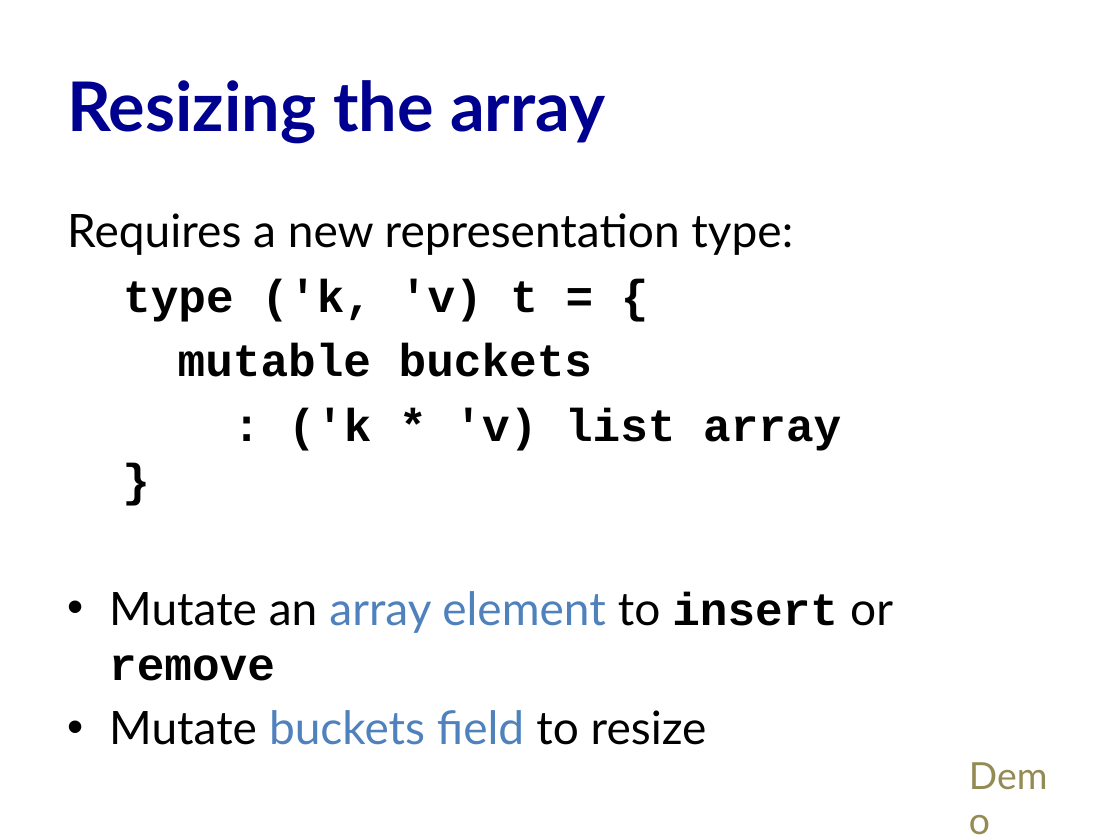
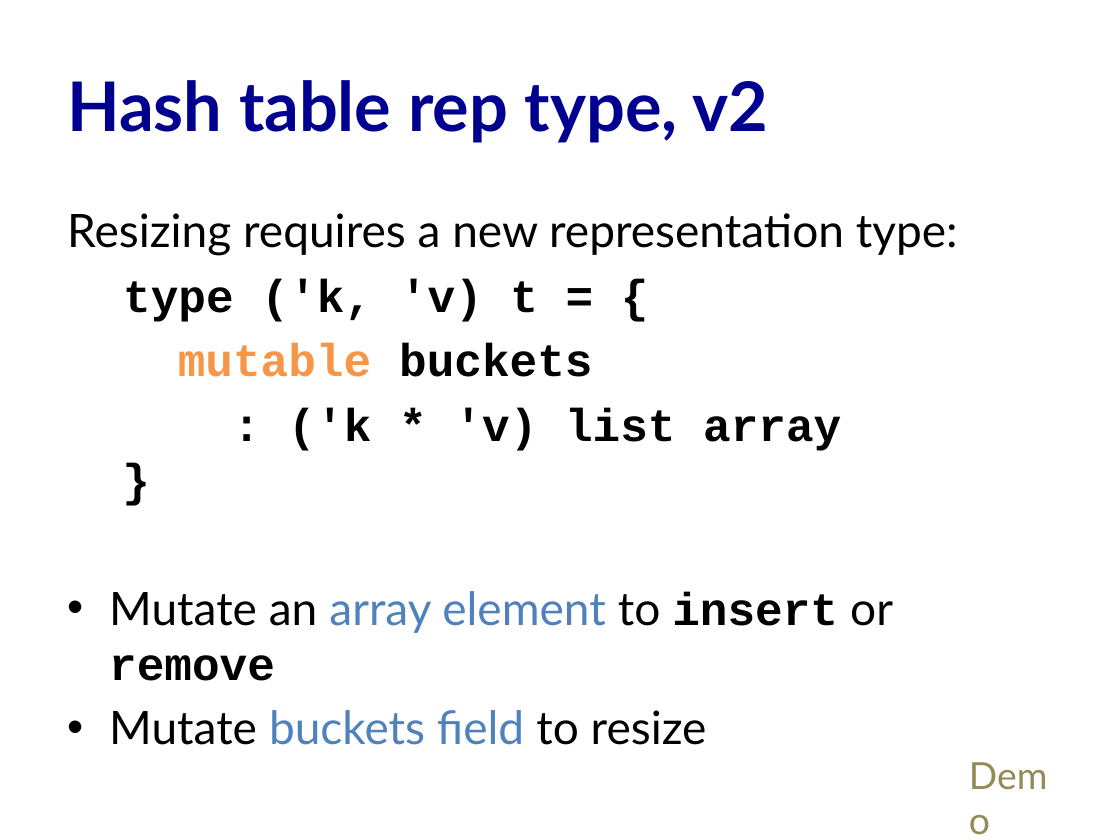
Before and after one commit to cs3110/materials-2019fa, a slide deck: slide 26 of 13-hash/lec.pptx. Drawn at 1120x840 pixels with LibreOffice and Linux fonts; fonts in the diff are those of the drawing. Boxes give left, top, right and bottom in pixels: in the first picture for what was removed or moved away, otherwise in the second. Text is boxed around its words. In the diff, an @@ line names an element or a change of style, - is before the commit and + after.

```diff
--- a/13-hash/lec.pptx
+++ b/13-hash/lec.pptx
@@ title at <box>67,80,769,143</box>: text changed @@
-Resizing the array
+Hash table rep type, v2
@@ text at <box>67,213,958,256</box>: text changed @@
-Requires a new representation type:
+Resizing requires a new representation type:
@@ text at <box>178,343,592,377</box>: text colour #000000 to #F79646 in "mutable" @@
```
Also in this commit, not shown: 1 other slide changed, 1 other file.
